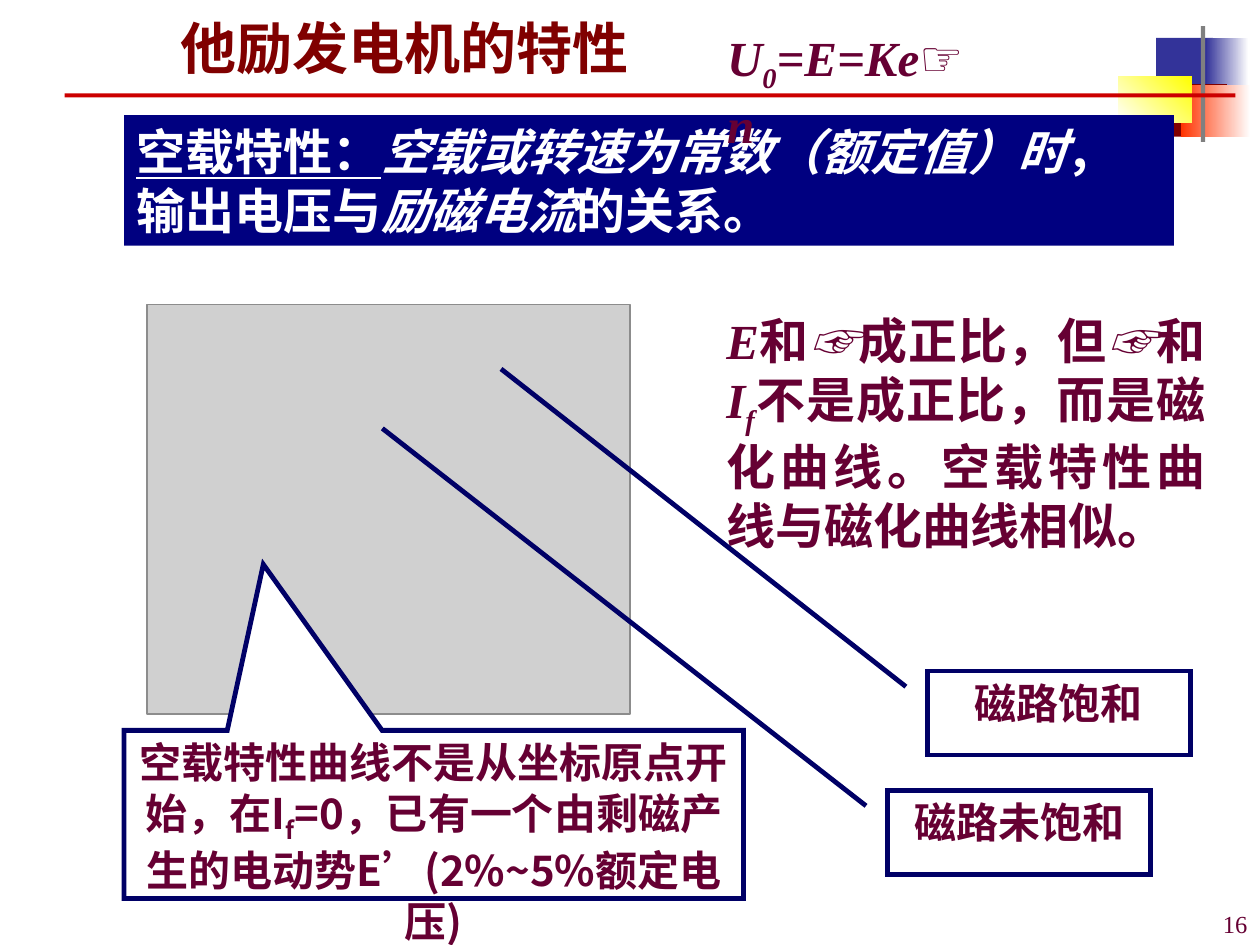
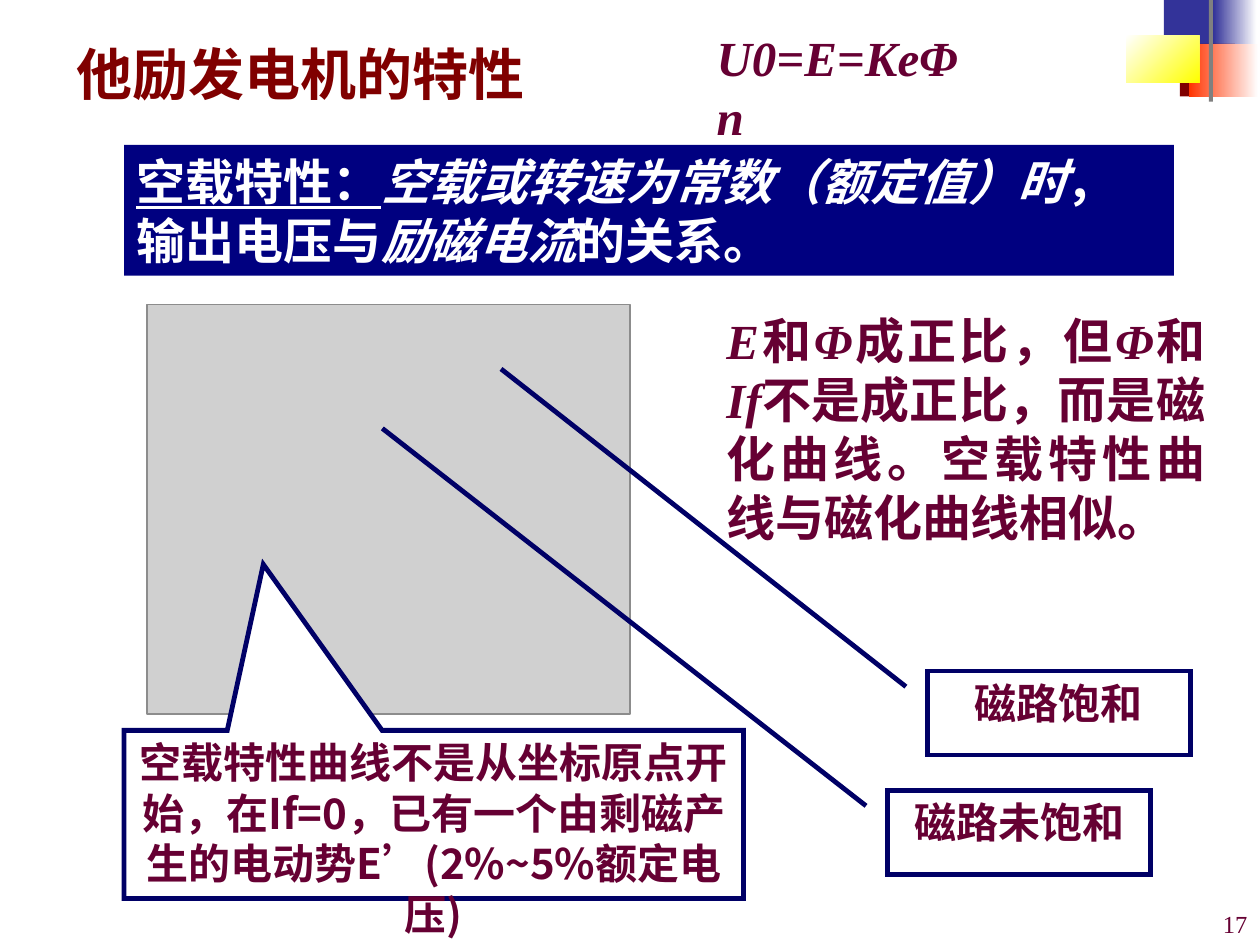
Before and after one commit to origin2007/mechatronic_transmission_control, a slide deck: slide 17 of 课件/机电传动控制3-直流电机.ppt (slide 16 before the commit). Drawn at 1260x945 pixels with LibreOffice and Linux fonts; fonts in the diff are those of the drawing; grey boxes stand for pictures; background and template pictures are left out. Boxes give left, top, right and bottom in pixels: in the first picture for what was removed or moved away, otherwise in the second. Text is boxed around its words. In the diff, an @@ line names an element or a change of style, - is before the commit and + after.

```diff
--- a/课件/机电传动控制3-直流电机.ppt
+++ b/课件/机电传动控制3-直流电机.ppt
@@ title "他励发电机的特性": place and size @@
-title "他励发电机的特性" at bbox=[180, 21, 628, 75]
+title "他励发电机的特性" at bbox=[77, 47, 525, 101]
@@ title "他励发电机的特性" at bbox=[77, 47, 525, 101]: font Times New Roman to Arial @@
@@ 5 rectangles: place and size @@
-5 rectangles at bbox=[1119, 26, 1249, 142]
+5 rectangles at bbox=[1126, 0, 1256, 102]
@@ rectangle at bbox=[1213, 0, 1256, 49]: fill gradient #FFFFFF to #333399 to gradient #333399 to #FFFFFF @@
@@ text at bbox=[717, 43, 958, 77]: text changed @@
-U0=E=Ke☞n
+U0=E=KeΦn
@@ rectangle: place and size @@
-rectangle at bbox=[1181, 84, 1250, 136]
+rectangle at bbox=[1189, 44, 1259, 96]
@@ line removed from (64, 96) to (1235, 96) @@
@@ rectangle "空载特性：空载或转速为常数（额定值）时，输出电压与励磁电流的关系。": place and size @@
-rectangle "空载特性：空载或转速为常数（额定值）时，输出电压与励磁电流的关系。" at bbox=[123, 115, 1173, 246]
+rectangle "空载特性：空载或转速为常数（额定值）时，输出电压与励磁电流的关系。" at bbox=[123, 145, 1173, 276]
@@ text at bbox=[726, 321, 1205, 549]: text changed @@
-E和☞成正比，但☞和If不是成正比，而是磁化曲线。空载特性曲线与磁化曲线相似。
+E和Φ成正比，但Φ和If不是成正比，而是磁化曲线。空载特性曲线与磁化曲线相似。
@@ speech box "空载特性曲线不是从坐标原点开始，在If=0，已有一个由剩磁产生的电动势E’(2%~5%额定电压)" at bbox=[123, 731, 743, 898]: now on the baseline in "空载特性曲线不是从坐标原点开始，在If=0，已有一个由剩磁产生的电动势E’(2%~5%额定电压)" @@
@@ page number at bbox=[1223, 917, 1248, 933]: text changed @@
-16
+17
```
Also in this commit, not shown: 61 other slides changed, 1 slide added.
